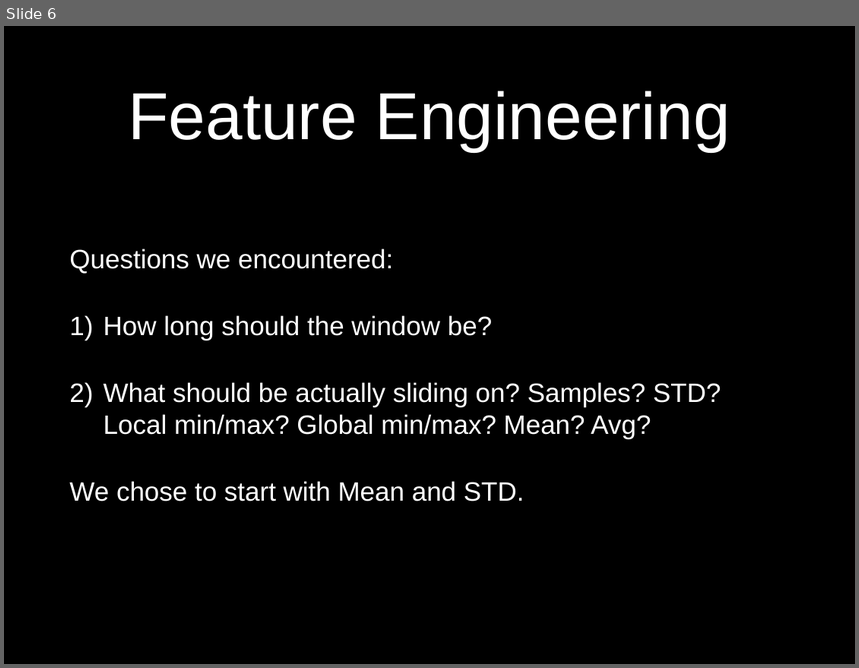
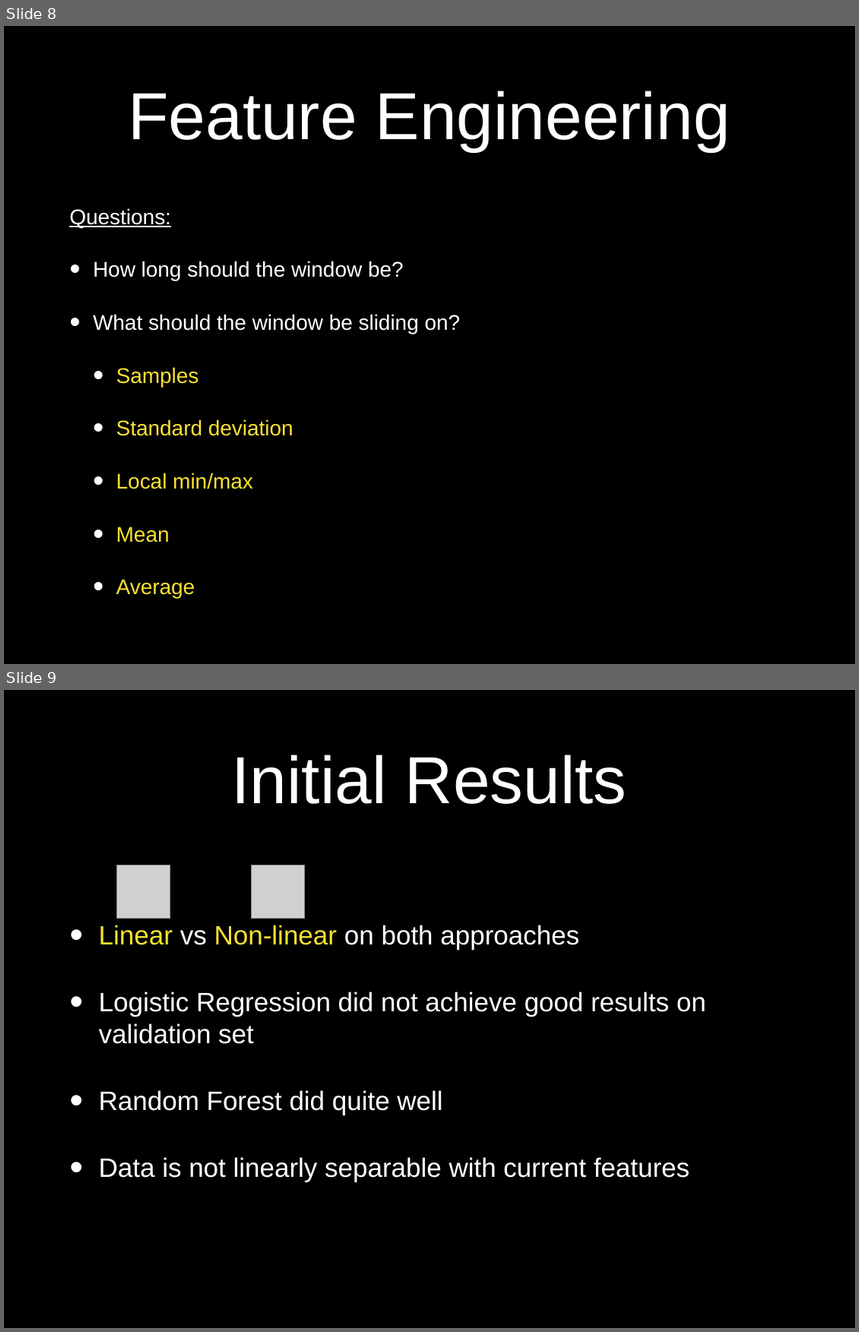
Before and after one commit to idocal/motionsense, a slide deck: MotionSenese/presentations/Presentation2.pptx. Shown one above the other, each under a label of ours: slide 6 before the commit, slides 8 and 9 after it. The pictures are 859x668 and 859x1332 pixels, drawn with LibreOffice and Linux fonts; fonts in the diff are those of the drawing; grey boxes stand for pictures; background and template pictures are left out. Boxes give left, top, right and bottom in pixels: in the first picture for what was removed or moved away, otherwise in the second. Text is boxed around its words. In the diff, an @@ line names an element or a change of style, - is before the commit and + after.

```diff
--- a/MotionSenese/presentations/Presentation2.pptx
+++ b/MotionSenese/presentations/Presentation2.pptx
@@ slide 9 added at (4, 690, 855, 1328), background picture (left out) @@
@@ title added at (232, 755, 627, 804), 80 pt, text #FFFFFF @@
+Initial Results
@@ picture added at (117, 866, 170, 919) @@
@@ picture added at (252, 866, 305, 919) @@
@@ text added at (99, 925, 706, 1182), 32 pt, text #FFFFFF @@
+• Linear vs Non-linear on both approaches
+• Logistic Regression did not achieve good results on validation set
+• Random Forest did quite well
+• Data is not linearly separable with current features
@@ what was slide 6 is now slide 8 @@
@@ slide 8 changed as well @@
@@ text "Questions:": place and size @@
-text "Questions:" at (69, 249, 721, 502)
+text "Questions:" at (69, 208, 461, 599)
@@ text at (69, 208, 171, 228): text changed; size 32 to 25.6 pt @@
-Questions we encountered:
+Questions:
@@ text at (93, 261, 404, 281): size 32 to 25.6 pt in "How long should the window be?"; bullet 1) to •; less space between paragraphs @@
@@ text at (93, 314, 461, 599): text changed; size 32 to 25.6 pt; text colour #FFFFFF to #FAE232 @@
-2) What should be actually sliding on? Samples? STD? Local min/max? Global min/max? Mean? Avg?
-We chose to start with Mean and STD.
+• What should the window be sliding on?
+  • Samples
+  • Standard deviation
+  • Local min/max
+  • Mean
+  • Average
```
Also in this commit, not shown: 6 other slides changed, 5 other slides added, 4 slides removed, 3 other files.
